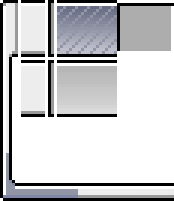
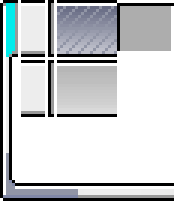
The second 174×201 image is a revision of the first. Changes to its layers:
painted on "top-left-active.xpm" over <box>6,3,15,57</box>
